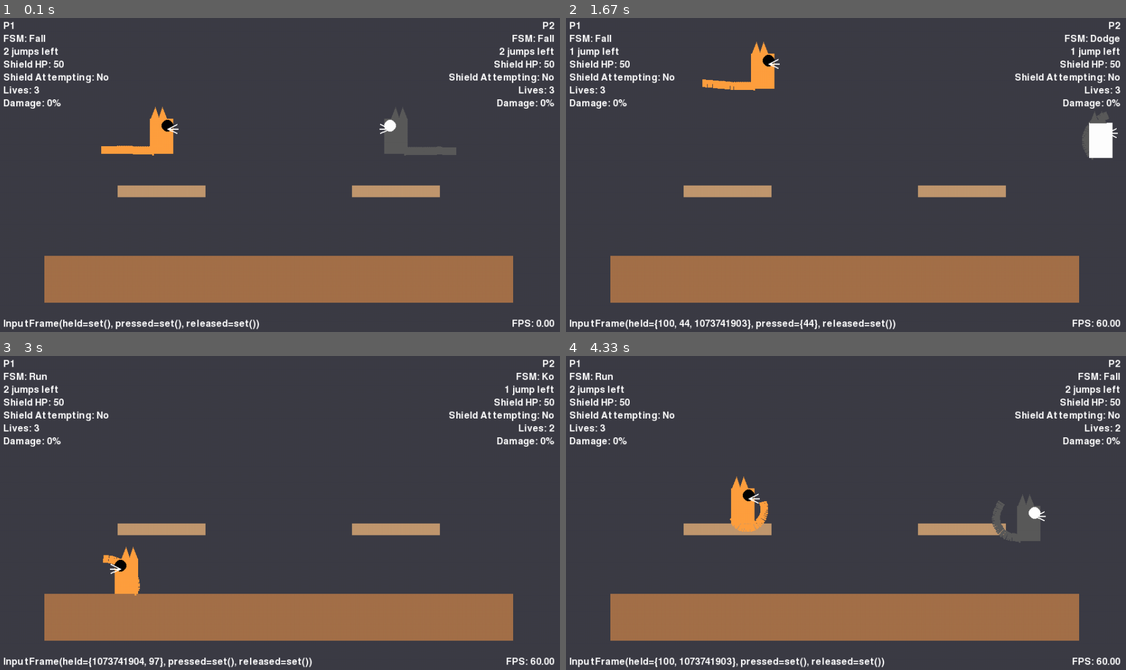
Above: before the commit, frames 1-4 (two rows, left to right).
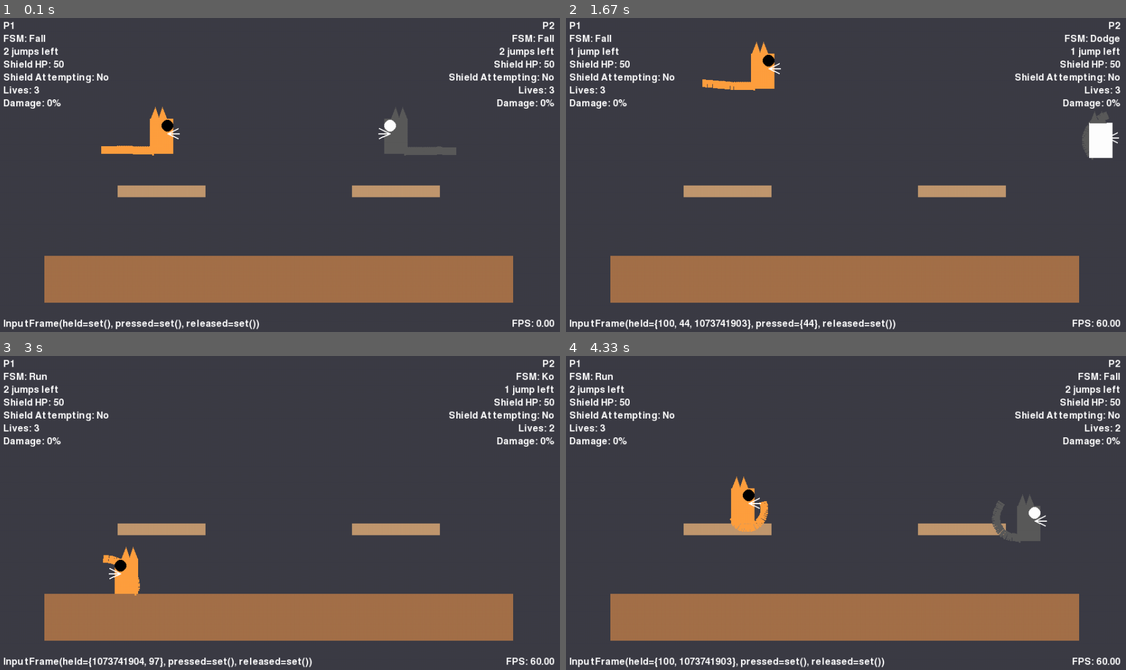
Above: after the commit, the same moments.

Repository: avidrucker/pycats
Game: pygame game, started from pycats/game.py
The game is run twice, just before and just after one commit, with the same random seed, the same clock (stepped at 60 frames per second) and the same inputs.
Inputs:
- Up to frame 1 (0.1 s): no input
- Up to frame 2 (1.67 s): hold Right 0.33-0.8 s; tap , at 0.83, 1.65 s; hold Up 1.17-1.47 s; hold W 1.17-1.47 s; hold Right from 1.5 s (still down); hold D from 1.5 s (still down)
- Up to frame 3 (3 s): release Right at 1.97 s; release D at 1.97 s; hold Left 2-2.53 s; hold A 2-2.53 s; hold Down 2.57-2.87 s; hold S 2.57-2.87 s; hold Left from 2.9 s (still down); hold A from 2.9 s (still down)
- Up to frame 4 (4.33 s): tap , at 3.05 s; release Left at 3.3 s; release A at 3.3 s; hold Up 3.33-3.7 s; hold W 3.33-3.7 s; hold Right from 3.73 s (still down); hold D from 3.73 s (still down)

The runs differ from the first frame. In frame 1, less than 0.1% of the frame differs, in the area x 29-70%, y 33-39%; in frame 2, less than 0.1%; in frame 3, less than 0.1%; in frame 4, less than 0.1%.

Commit message:
fix whisker offsets

Diff:
--- a/pycats/config.py
+++ b/pycats/config.py
@@ -119,7 +119,9 @@
 EAR_HEIGHT = 20
 EAR_SPACING = -2
 EAR_PADDING = 5
-WHISKER_LENGTH = 18  # Increased from 12 for longer whiskers
+WHISKER_OFFSET_Y = 20
+WHISKER_OFFSET_X = 10
+WHISKER_LENGTH = 20
 WHISKER_THICKNESS = 2
 WHISKER_SPACING = 4
 WHISKER_COUNT = 3
--- a/pycats/game.py
+++ b/pycats/game.py
@@ -28,7 +28,8 @@
 from .config import (
     EAR_WIDTH, EAR_HEIGHT, EAR_SPACING, EAR_PADDING, WHISKER_LENGTH,
     WHISKER_THICKNESS, WHISKER_SPACING, WHISKER_COUNT, WHISKER_ANGLE,
-    TAIL_SEGMENTS, TAIL_SEGMENT_LENGTH, TAIL_SEGMENT_WIDTH
+    TAIL_SEGMENTS, TAIL_SEGMENT_LENGTH, TAIL_SEGMENT_WIDTH,
+    WHISKER_OFFSET_Y, WHISKER_OFFSET_X
 )
 from .entities import Platform, Player
 from .systems import combat
@@ -156,8 +157,8 @@
     pygame.draw.polygon(screen, p.char_color, right_ear_points)
 
     # Draw whiskers (lines)
-    whisker_start_x = p.rect.right - EYE_OFFSET_X if p.facing_right else p.rect.left + EYE_OFFSET_X
-    whisker_start_y = p.rect.top + EYE_OFFSET_Y + EYE_RADIUS // 2
+    whisker_start_x = p.rect.right - WHISKER_OFFSET_X if p.facing_right else p.rect.left + WHISKER_OFFSET_X
+    whisker_start_y = p.rect.top + WHISKER_OFFSET_Y + EYE_RADIUS // 2
 
     # Direction of whiskers depends on facing direction
     direction = 1 if p.facing_right else -1
